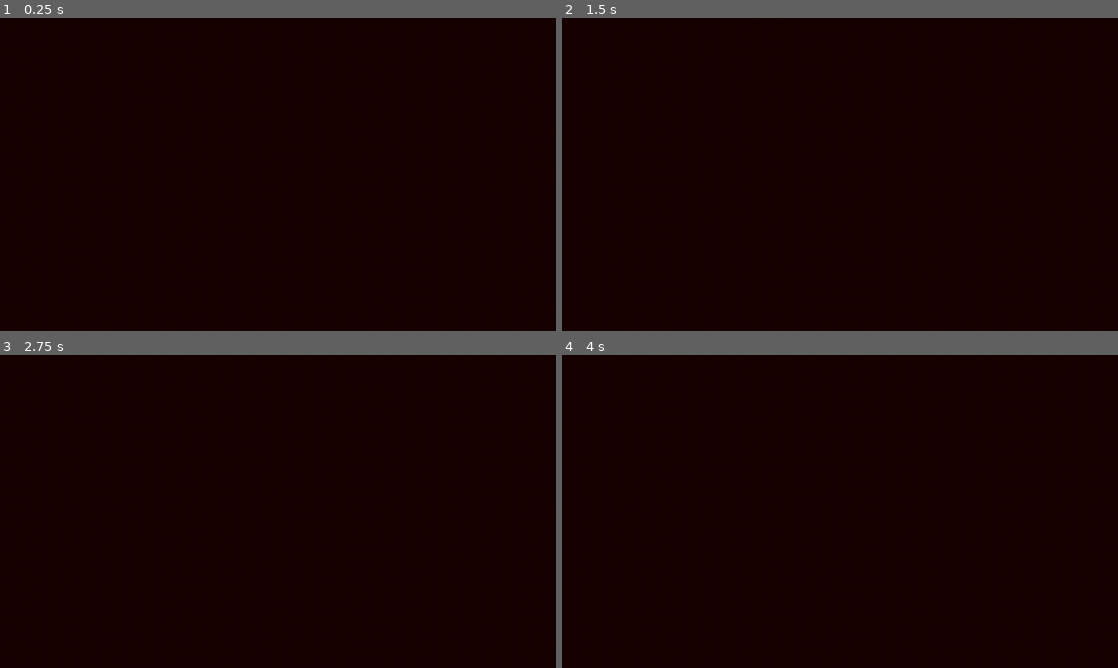
Above: before the commit, frames 1-4 (two rows, left to right).
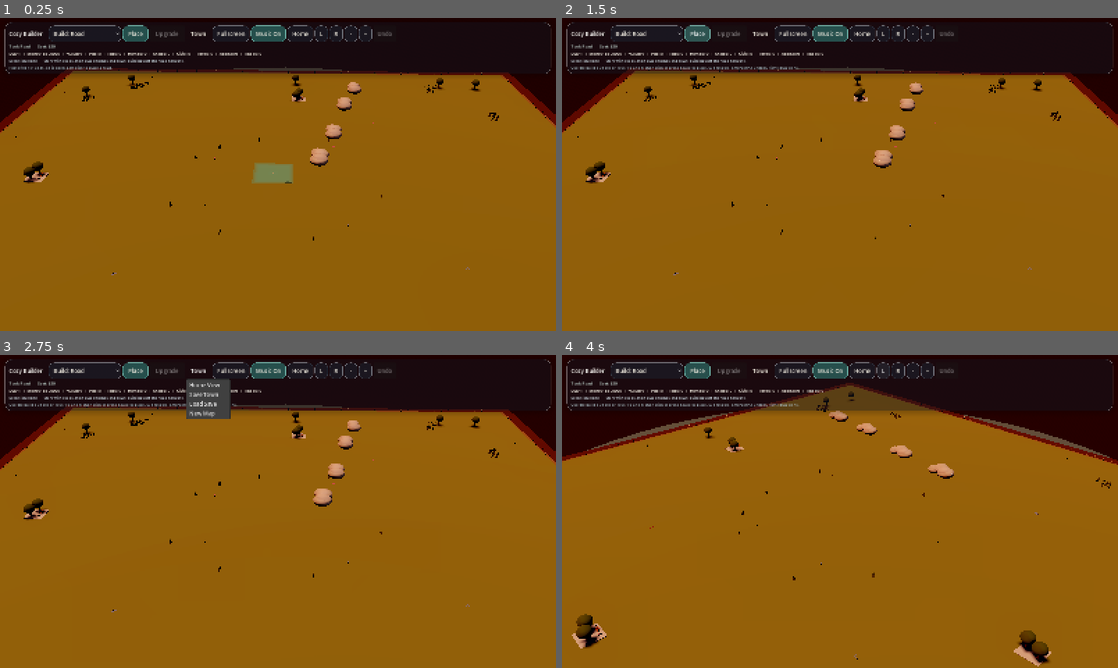
Above: after the commit, the same moments.

Repository: johnswaffles/my-backend-api
Game: Godot game, scene res://scenes/main_scene.tscn
The game is run twice, just before and just after one commit, with the same random seed, the same clock (stepped at 60 frames per second) and the same inputs.
Inputs (mouse positions are in pixels of both pictures, inside the frame that each line leads up to):
- Up to frame 1 (0.25 s): no input
- Up to frame 2 (1.5 s): click (645, 33) at 0.5 s, where only the run after the commit has a clickable "Build: Road"; click (695, 33) at 1.25 s, where only the run after the commit has a clickable "Place"
- Up to frame 3 (2.75 s): click (200, 370) at 2 s, where only the run after the commit has a clickable "Town"
- Up to frame 4 (4 s): click (862, 370) at 2.75 s, where only the run after the commit has a clickable "Home"; click (884, 370) at 3.5 s, where only the run after the commit has a clickable "L"

The runs differ from the first frame. In frame 1, 85% of the frame differs, in the area x 0-100%, y 1-100%; in frame 2, 85%; in frame 3, 85%; in frame 4, 83%.
Error before the commit: Parse Error: Cannot infer the type of "lamp_x" variable because the value doesn't have a set type. (res://scripts/building_system.gd:4484)

Commit message:
Fix dusk lamp parse errors

Diff:
--- a/cozy-builder-godot/scripts/building_system.gd
+++ b/cozy-builder-godot/scripts/building_system.gd
@@ -4481,7 +4481,7 @@
 
 func _add_front_lanterns(parent: Node, z_position: float, width: float) -> void:
 	for side in [-1.0, 1.0]:
-		var lamp_x := side * width * 0.5
+		var lamp_x: float = side * width * 0.5
 		_add_local_cylinder(Vector3(lamp_x, 0.38, z_position), 0.03, 0.03, 0.76, _road_material, parent)
 		_add_box(Vector3(lamp_x, 0.82, z_position), Vector3(0.12, 0.1, 0.12), _window_material, parent)
 		_add_lantern_glow_local(Vector3(lamp_x, 0.88, z_position), parent)
@@ -4633,7 +4633,7 @@
 	var lamp_root := Node3D.new()
 	lamp_root.position = position_3d
 	parent.add_child(lamp_root)
-	_add_cylinder(Vector3(0.0, 0.54, 0.0), 0.04, 0.04, 1.08, _road_material, lamp_root)
+	_add_local_cylinder(Vector3(0.0, 0.54, 0.0), 0.04, 0.04, 1.08, _road_material, lamp_root)
 	_add_box(Vector3(0.0, 1.12, 0.0), Vector3(0.18, 0.1, 0.18), _window_material, lamp_root)
 	_add_lantern_glow_local(Vector3(0.0, 1.12, 0.0), lamp_root)
 
Not shown, changed: public/godot-playtest/index.html
Not shown, changed: public/godot-playtest/index.pck
